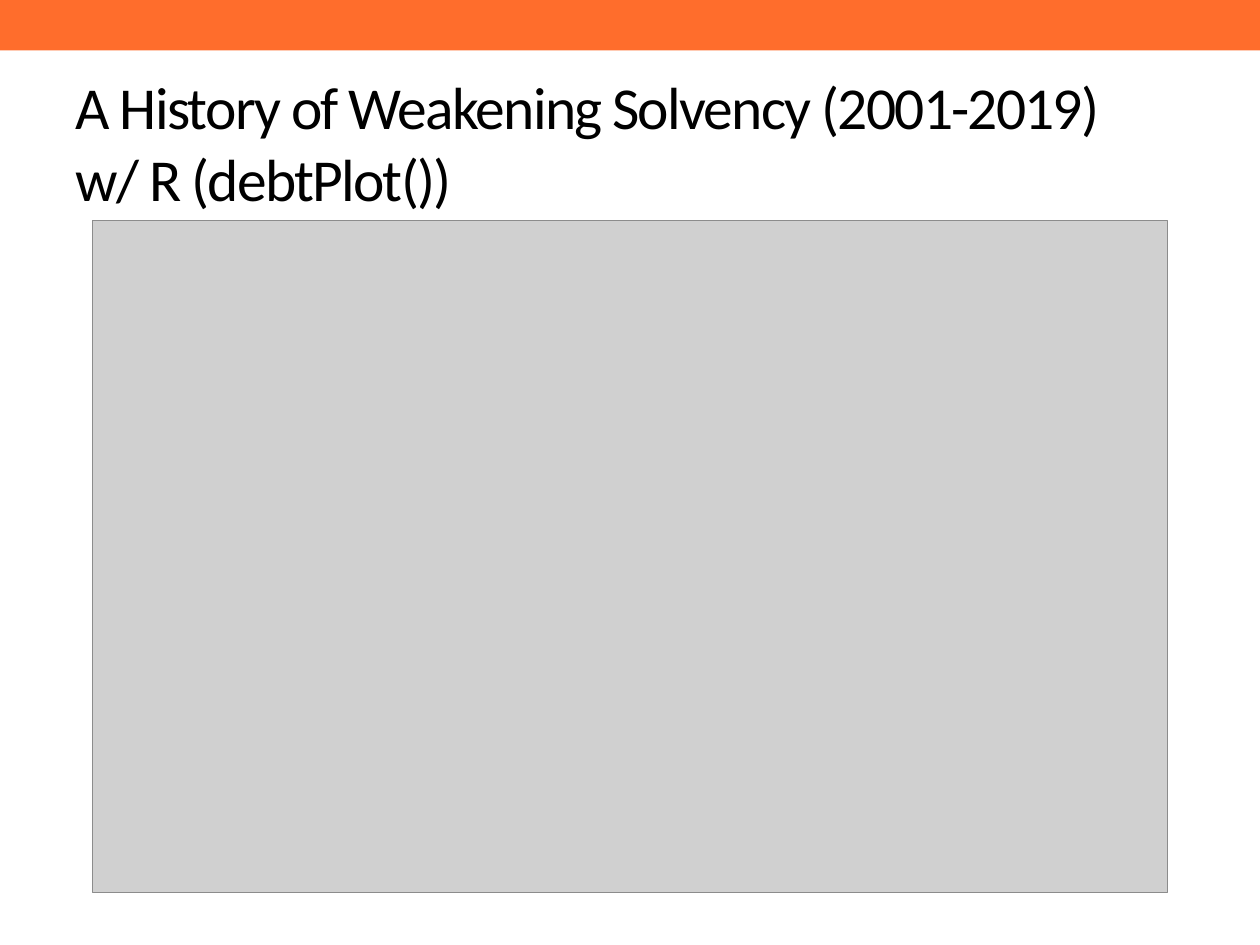
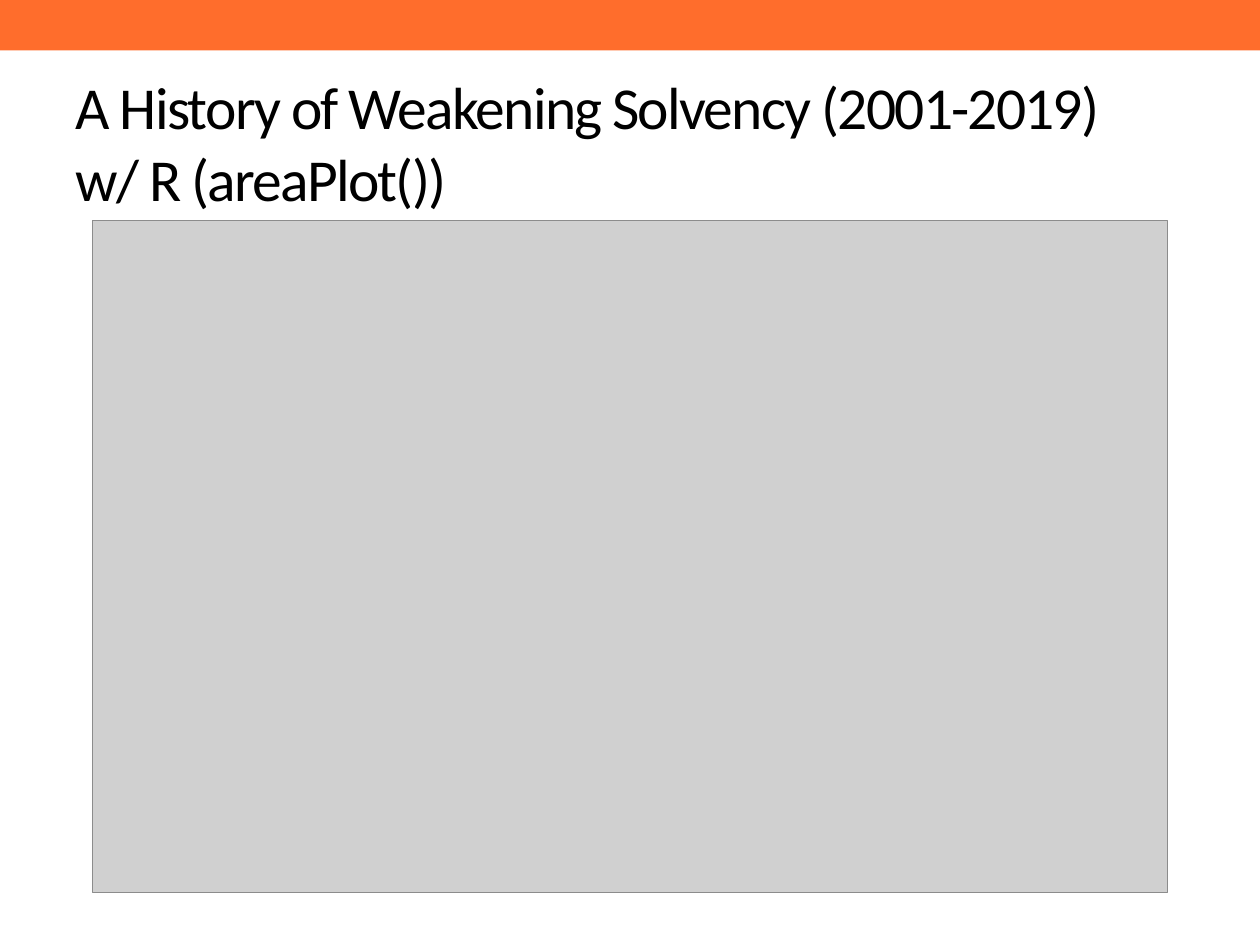
Before and after one commit to ReasonFoundation/GraphicsR, a slide deck: slide 2 of DeckUpdate/SamplePPT.pptx. Drawn at 1260x945 pixels with LibreOffice and Linux fonts; fonts in the diff are those of the drawing; grey boxes stand for pictures; background and template pictures are left out. Boxes give left, top, right and bottom in pixels: in the first picture for what was removed or moved away, otherwise in the second. Text is boxed around its words. In the diff, an @@ line names an element or a change of style, - is before the commit and + after.

Commit message:
Updated linePlot to areaPlot

```diff
--- a/DeckUpdate/SamplePPT.pptx
+++ b/DeckUpdate/SamplePPT.pptx
@@ title at box(76, 85, 1100, 209): text changed @@
-A History of Weakening Solvency (2001-2019) w/ R (debtPlot())
+A History of Weakening Solvency (2001-2019) w/ R (areaPlot())
```
Also in this commit, not shown: 1 slide added, 6 other files.
